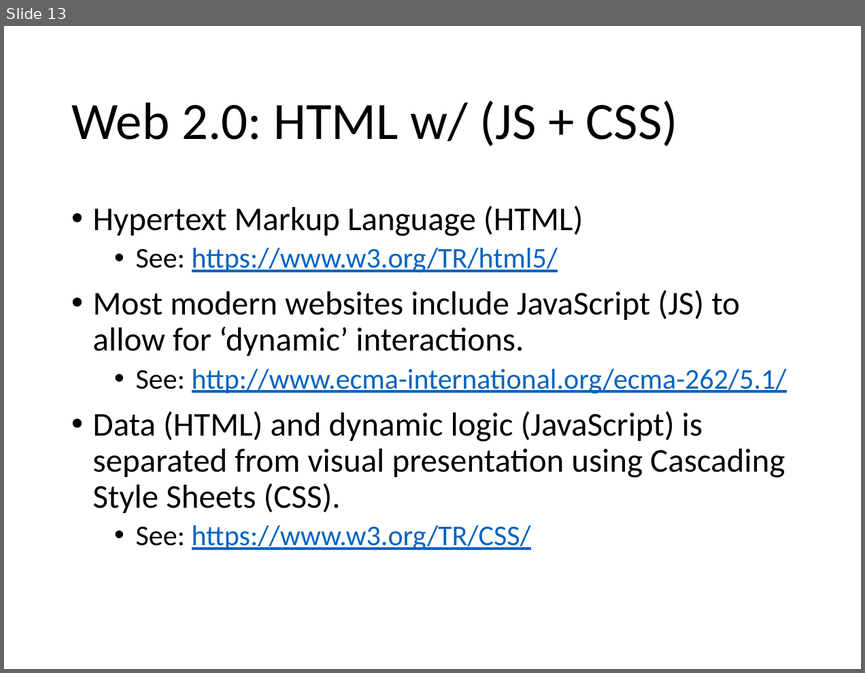
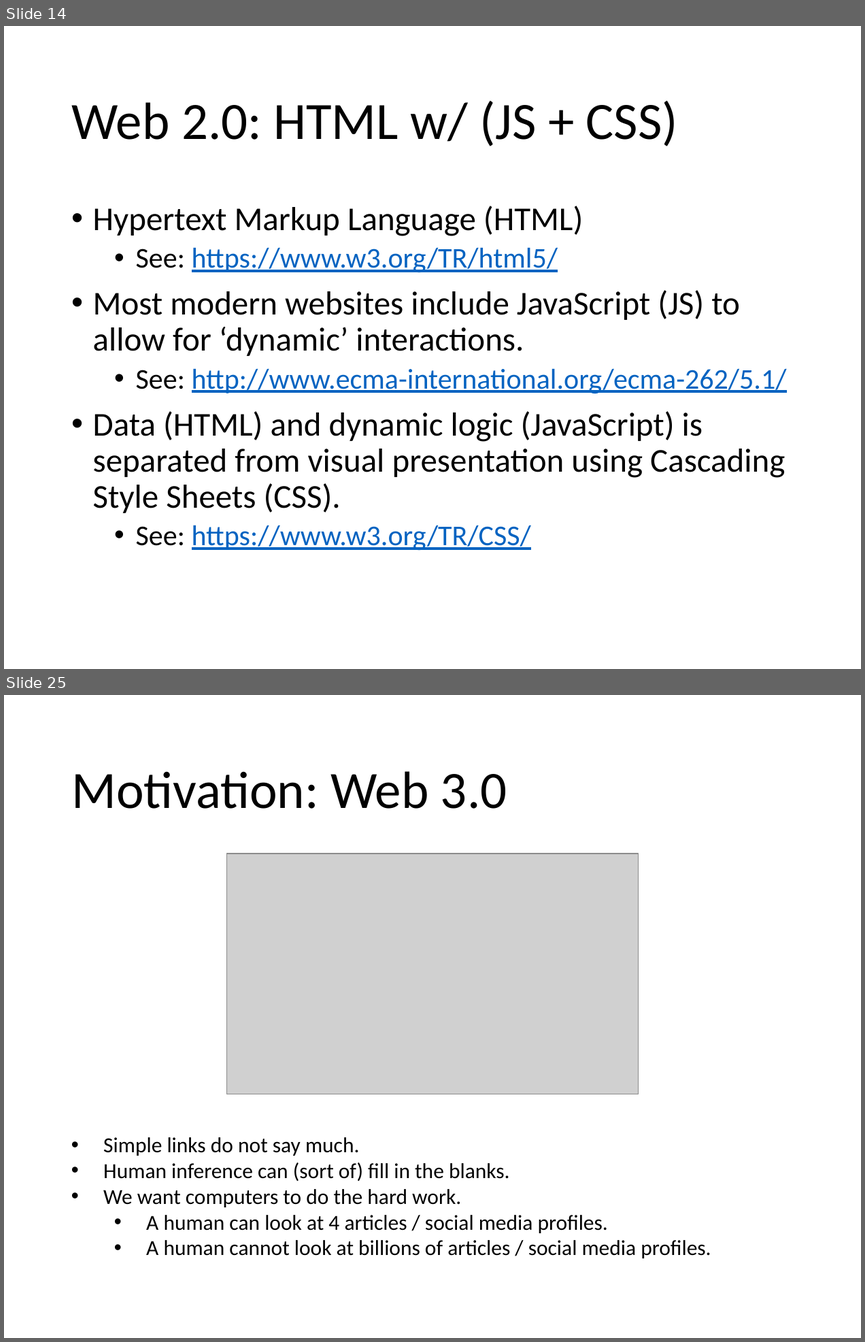
Before and after one commit to colinbellCA/1161.cs330-uwaterloo-sematic_analytics, a slide deck: 1161.cs330-social_graphs_and_semantic_analytics.pptx. Shown one above the other, each under a label of ours: slide 13 before the commit, slides 14 and 25 after it; the slides between them are not shown. The pictures are 865x673 and 865x1342 pixels, drawn with LibreOffice and Linux fonts; fonts in the diff are those of the drawing; grey boxes stand for pictures. Boxes give left, top, right and bottom in pixels: in the first picture for what was removed or moved away, otherwise in the second. Text is boxed around its words. In the diff, an @@ line names an element or a change of style, - is before the commit and + after.

```diff
--- a/1161.cs330-social_graphs_and_semantic_analytics.pptx
+++ b/1161.cs330-social_graphs_and_semantic_analytics.pptx
@@ slide 25 added at (x1=4, y1=695, x2=861, y2=1338), background #FFFFFF @@
@@ title added at (x1=71, y1=771, x2=507, y2=809), 44 pt, text #000000 @@
+Motivation: Web 3.0
@@ picture added at (x1=227, y1=853, x2=639, y2=1094) @@
@@ text added at (x1=103, y1=1137, x2=711, y2=1258), 18 pt, text #000000 @@
+• Simple links do not say much.
+• Human inference can (sort of) fill in the blanks.
+• We want computers to do the hard work.
+  • A human can look at 4 articles / social media profiles.
+  • A human cannot look at billions of articles / social media profiles.
@@ what was slide 13 is now slide 14 @@
```
Also in this commit, not shown: 9 slides changed, 8 other slides added, 3 other files.
